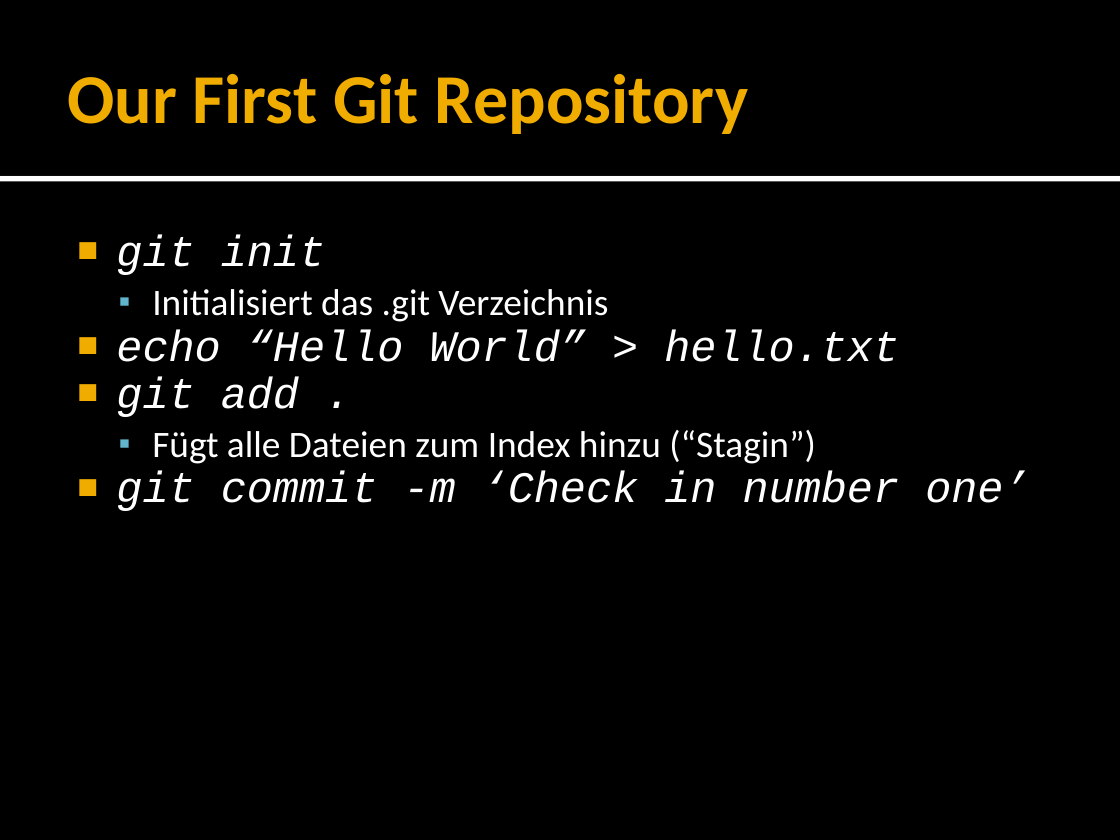
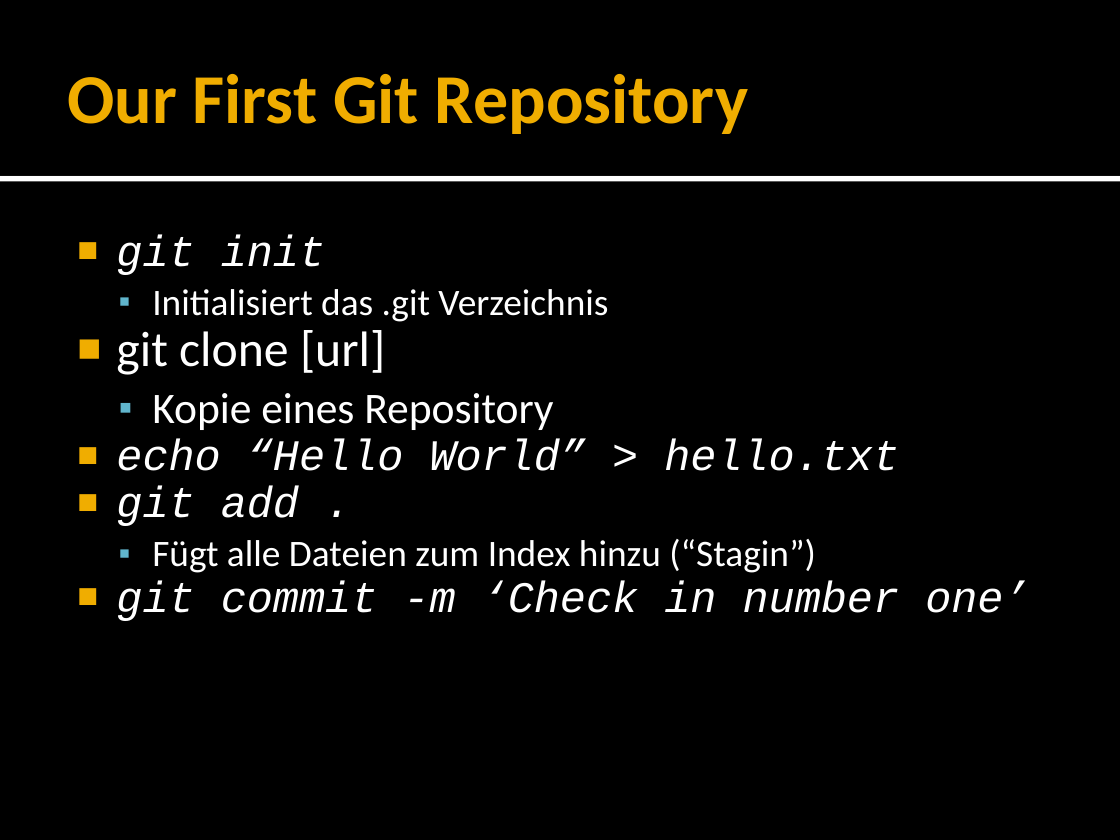
Before and after one commit to forki/GitTalk, a slide deck: slide 15 of GitTalk.pptx. Drawn at 1120x840 pixels with LibreOffice and Linux fonts; fonts in the diff are those of the drawing. Boxes give left, top, right and bottom in pixels: in the first picture for what was removed or moved away, otherwise in the second. Text is boxed around its words. In the diff, an @@ line names an element or a change of style, - is before the commit and + after.

```diff
--- a/GitTalk.pptx
+++ b/GitTalk.pptx
@@ text at box(116, 330, 553, 430): paragraphs added @@
+■ git clone [url]
+  ▪ Kopie eines Repository
```
Also in this commit, not shown: 3 other slides changed, 2 slides added, 7 slides removed.
